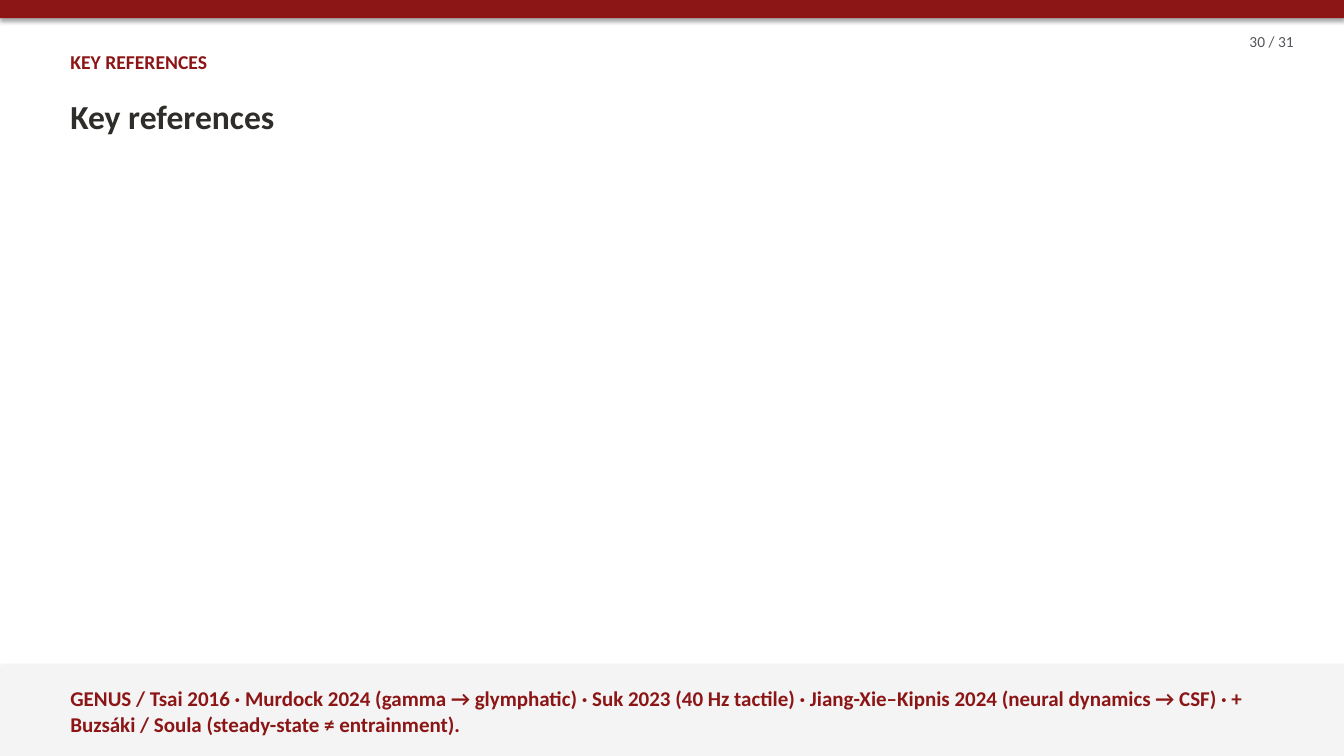
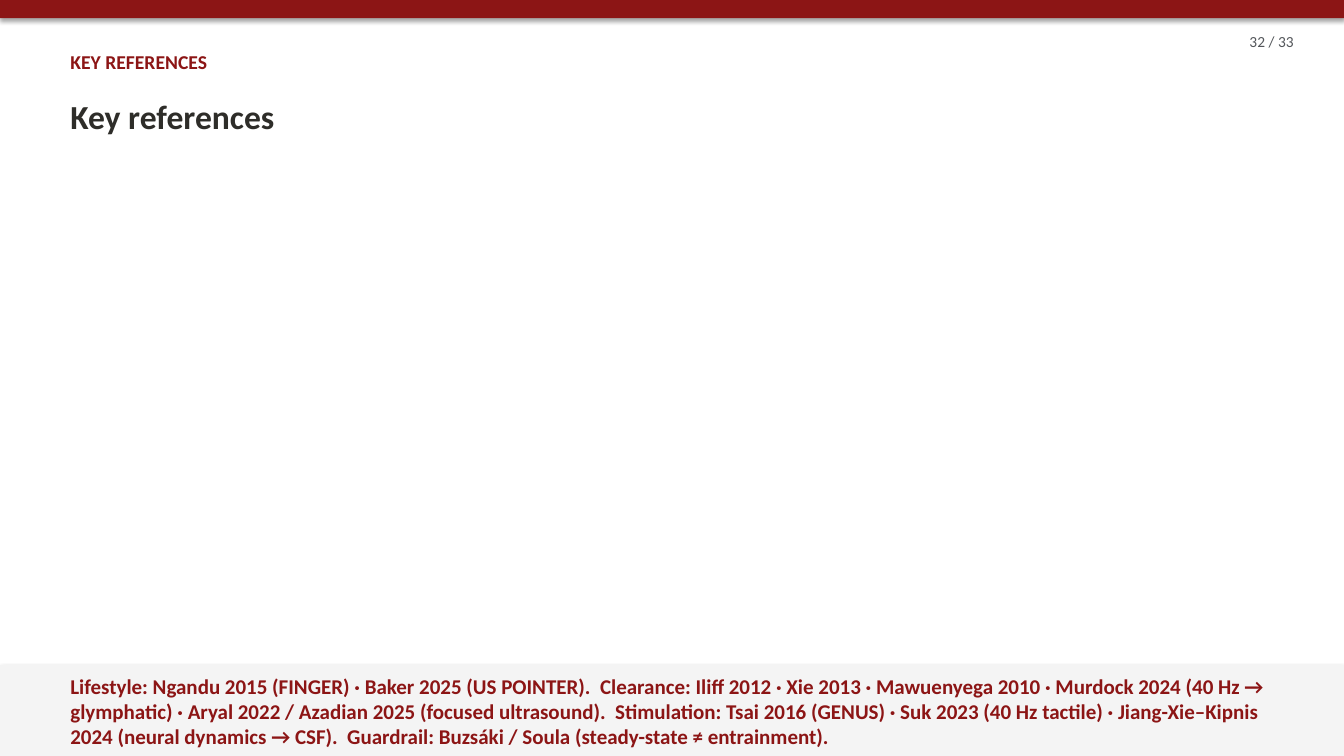
Before and after one commit to wehabit/hpaticmousebuzsakilab, a slide deck: slide 32 of presentation/haptic_brain_talk.pptx (slide 30 before the commit). Drawn at 1344x756 pixels with LibreOffice and Linux fonts; fonts in the diff are those of the drawing. Boxes give left, top, right and bottom in pixels: in the first picture for what was removed or moved away, otherwise in the second. Text is boxed around its words. In the diff, an @@ line names an element or a change of style, - is before the commit and + after.

```diff
--- a/presentation/haptic_brain_talk.pptx
+++ b/presentation/haptic_brain_talk.pptx
@@ text at <box>1249,37,1294,47</box>: text changed @@
-30 / 31
+32 / 33
@@ text at <box>70,678,1258,748</box>: text changed @@
-GENUS / Tsai 2016 · Murdock 2024 (gamma → glymphatic) · Suk 2023 (40 Hz tactile) · Jiang-Xie–Kipnis 2024 (neural dynamics → CSF) · + Buzsáki / Soula (steady-state ≠ entrainment).
+Lifestyle: Ngandu 2015 (FINGER) · Baker 2025 (US POINTER). Clearance: Iliff 2012 · Xie 2013 · Mawuenyega 2010 · Murdock 2024 (40 Hz → glymphatic) · Aryal 2022 / Azadian 2025 (focused ultrasound). Stimulation: Tsai 2016 (GENUS) · Suk 2023 (40 Hz tactile) · Jiang-Xie–Kipnis 2024 (neural dynamics → CSF). Guardrail: Buzsáki / Soula (steady-state ≠ entrainment).
```
Also in this commit, not shown: 29 other slides changed, 2 slides added, 5 other files.
